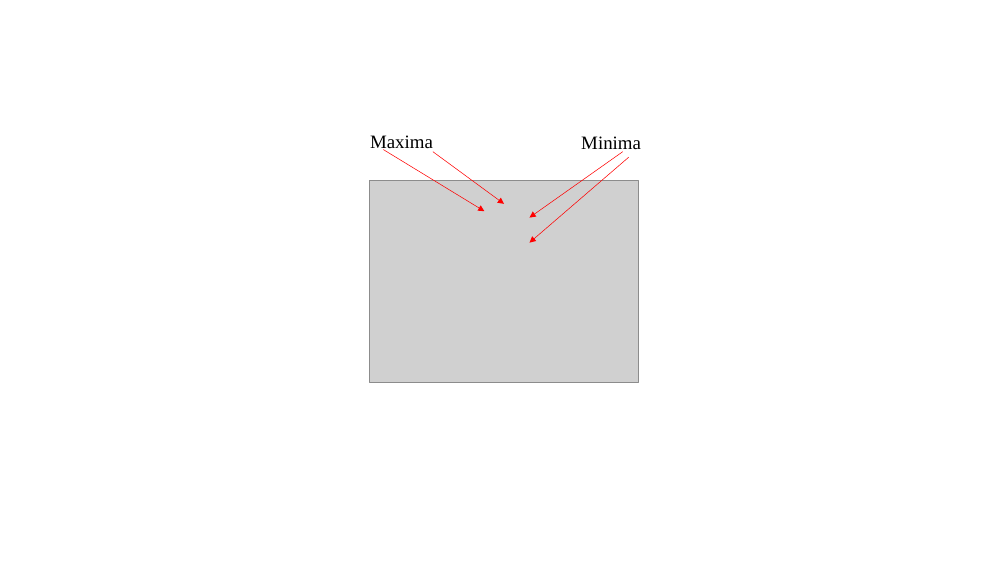
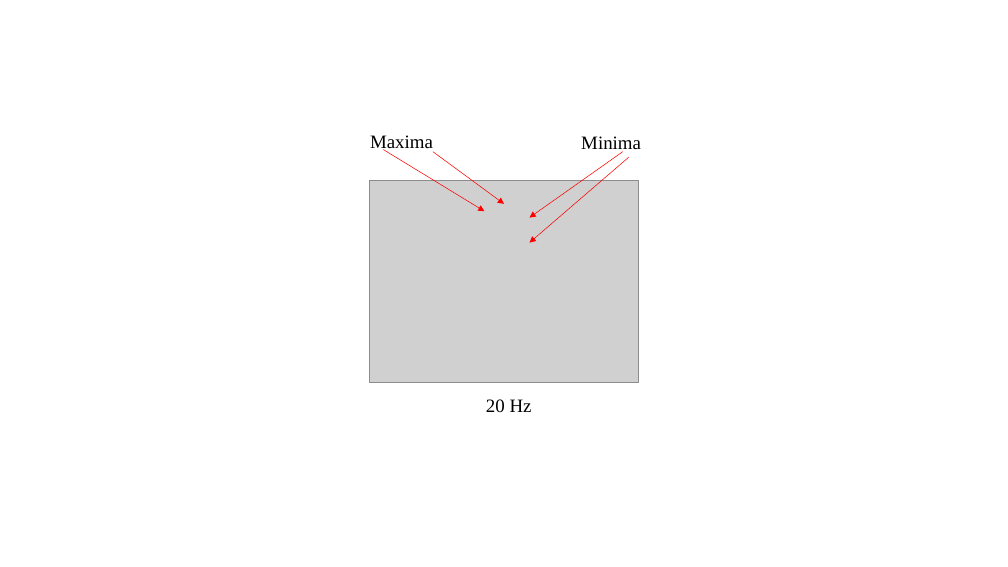
Before and after one commit to drummerevans/Uni_Work, a slide deck: slide 1 of PHY2026/Experiment_4/Final_Report/Exp_5.pptx. Drawn at 1008x567 pixels with LibreOffice and Linux fonts; fonts in the diff are those of the drawing; grey boxes stand for pictures. Boxes give left, top, right and bottom in pixels: in the first picture for what was removed or moved away, otherwise in the second. Text is boxed around its words. In the diff, an @@ line names an element or a change of style, - is before the commit and + after.

```diff
--- a/PHY2026/Experiment_4/Final_Report/Exp_5.pptx
+++ b/PHY2026/Experiment_4/Final_Report/Exp_5.pptx
@@ text added at (486,399,532,412), 18 pt, text #000000 @@
+20 Hz
```
Also in this commit, not shown: 31 other files.
